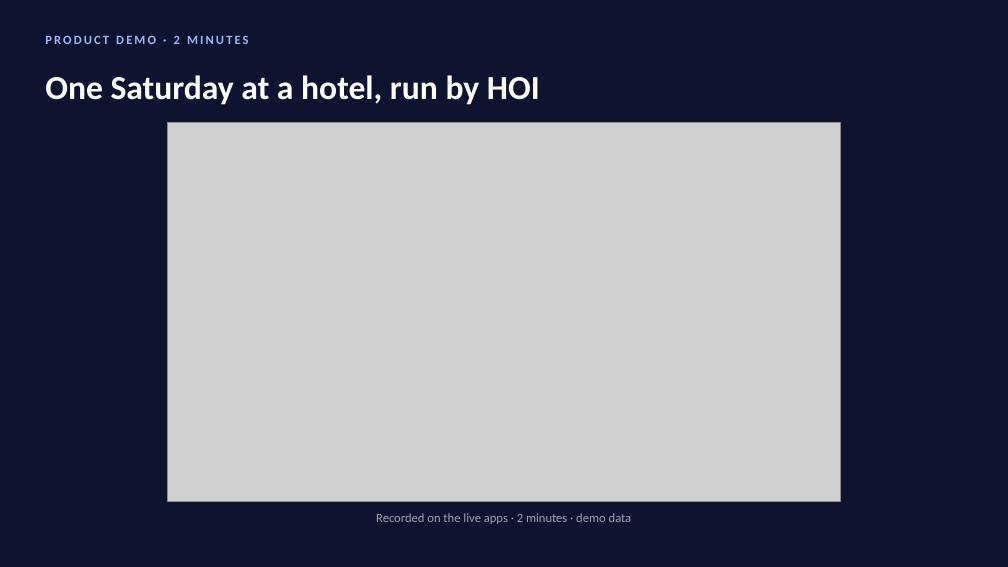
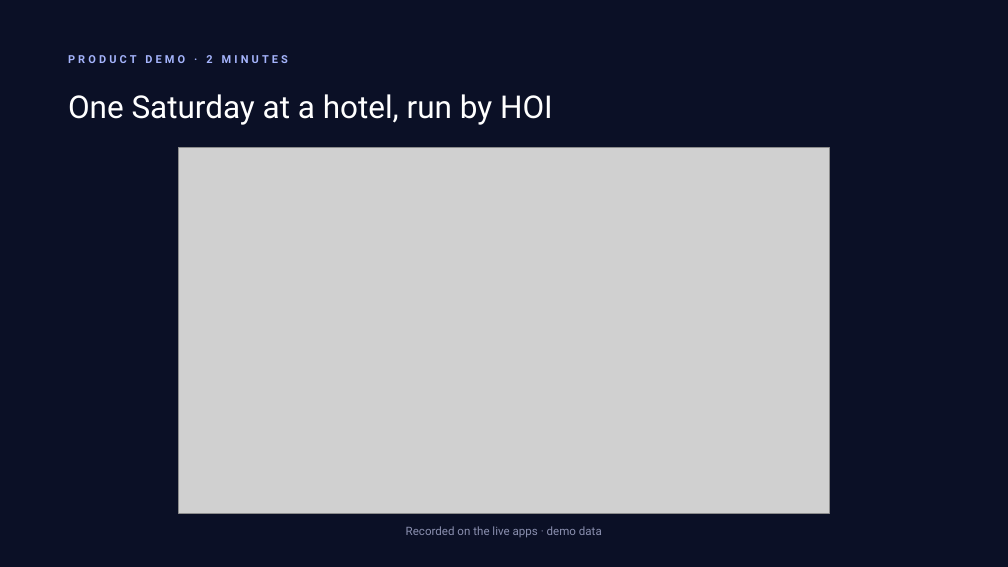
Before and after one commit to Ashu-Stark/Hospitality-, a slide deck: slide 5 of docs/HOI_Final_Pitch.pptx (slide 6 before the commit). Drawn at 1008x567 pixels with LibreOffice and Linux fonts; fonts in the diff are those of the drawing; grey boxes stand for pictures. Boxes give left, top, right and bottom in pixels: in the first picture for what was removed or moved away, otherwise in the second. Text is boxed around its words. In the diff, an @@ line names an element or a change of style, - is before the commit and + after.

Commit message:
Final pitch deck: professional minimal redesign; new slide on the state data layer (crowd, occupancy, registrations, complaints, jobs live; money flow next)

```diff
--- a/docs/HOI_Final_Pitch.pptx
+++ b/docs/HOI_Final_Pitch.pptx
@@ background #0E1330 to #0B1026 @@
@@ text "PRODUCT DEMO · 2 MINUTES": place and size @@
-text "PRODUCT DEMO · 2 MINUTES" at bbox=[45, 35, 249, 44]
+text "PRODUCT DEMO · 2 MINUTES" at bbox=[68, 55, 288, 63]
@@ text "PRODUCT DEMO · 2 MINUTES" at bbox=[68, 55, 288, 63]: size 12 to 10.5 pt, font Calibri to Roboto, letter spacing 2 to 3 pt @@
@@ text "One Saturday at a hotel, ...": place and size @@
-text "One Saturday at a hotel, ..." at bbox=[45, 75, 540, 105]
+text "One Saturday at a hotel, ..." at bbox=[68, 94, 553, 125]
@@ text "One Saturday at a hotel, ..." at bbox=[68, 94, 553, 125]: size 32 to 30 pt, font Calibri to Roboto, bold off @@
@@ picture: place and size @@
-picture at bbox=[168, 123, 841, 501]
+picture at bbox=[179, 147, 830, 513]
@@ text at bbox=[406, 526, 602, 538]: text changed; size 12 to 11 pt; font Calibri to Roboto; text colour #9CA3AF to #8B90B0 @@
-Recorded on the live apps · 2 minutes · demo data
+Recorded on the live apps · demo data
```
Also in this commit, not shown: 7 other slides changed, 2 slides added, 2 slides removed.
